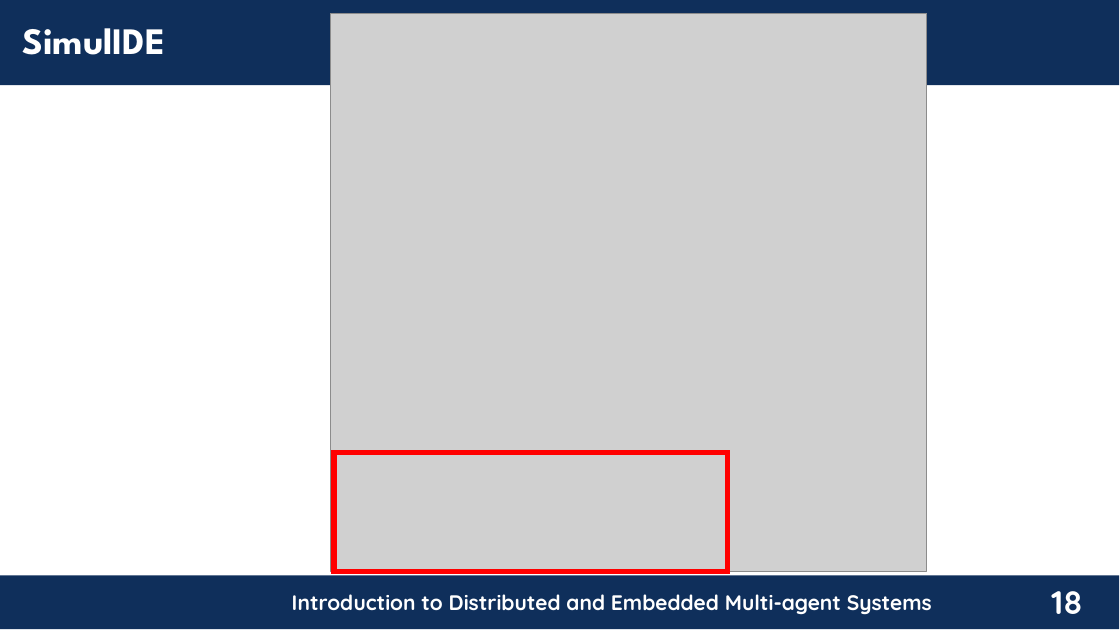
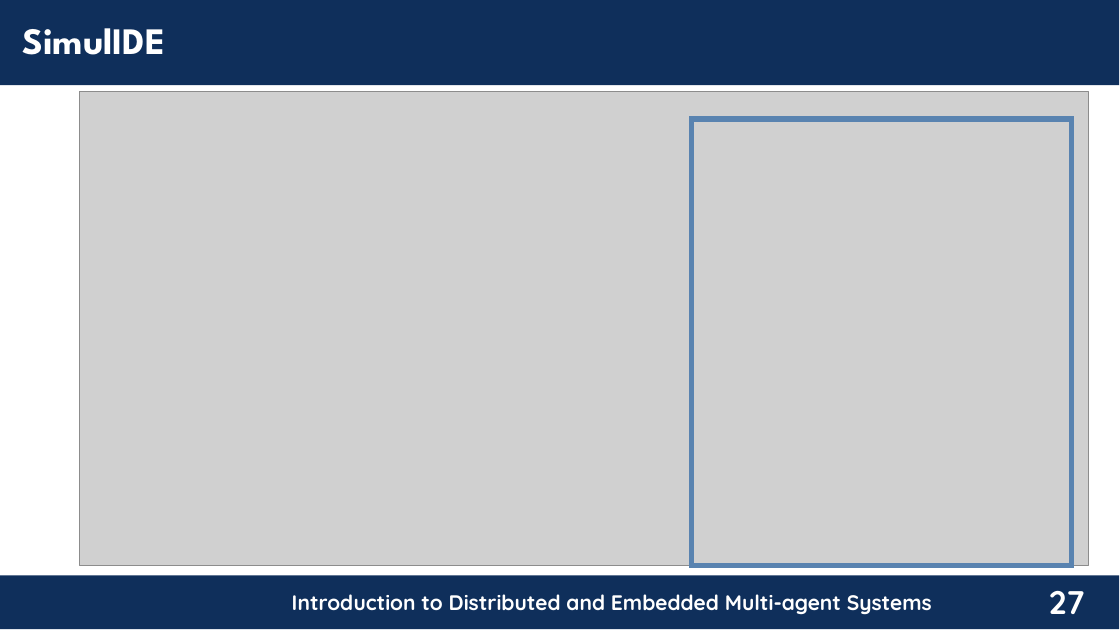
Before and after one commit to chon-group/distributedAndEmbeddedAI, a slide deck: slide 27 of course/05-TheDevelopmentTool/TheDevelopmentTool_20240217.odp (slide 18 before the commit). Drawn at 1120x630 pixels with LibreOffice and Linux fonts; fonts in the diff are those of the drawing; grey boxes stand for pictures; background and template pictures are left out. Boxes give left, top, right and bottom in pixels: in the first picture for what was removed or moved away, otherwise in the second. Text is boxed around its words. In the diff, an @@ line names an element or a change of style, - is before the commit and + after.

```diff
--- a/course/05-TheDevelopmentTool/TheDevelopmentTool_20240217.odp
+++ b/course/05-TheDevelopmentTool/TheDevelopmentTool_20240217.odp
@@ picture: place and size @@
-picture at [331, 13, 927, 572]
+picture at [79, 92, 1088, 565]
@@ rectangle added at [691, 119, 1072, 565], outline #5983B0 4.51 pt @@
@@ rectangle removed at [334, 453, 728, 572] @@
@@ page number at [1049, 591, 1085, 614]: text changed @@
-18
+27
```
Also in this commit, not shown: 15 other slides changed, 58 slides added, 30 slides removed, 2 other files.
